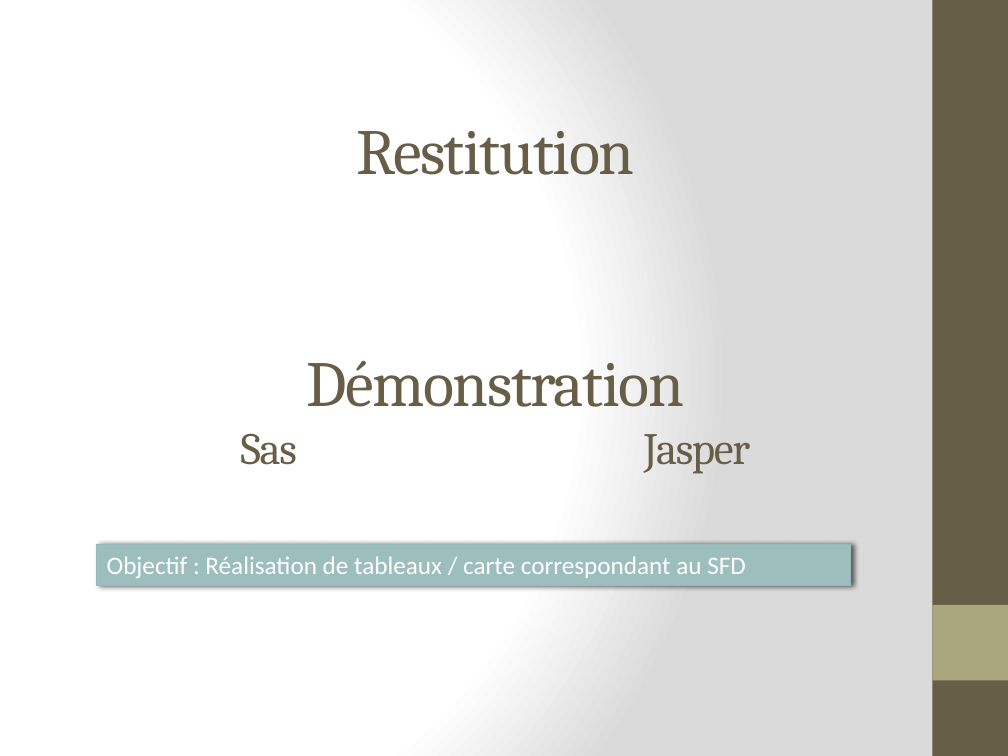
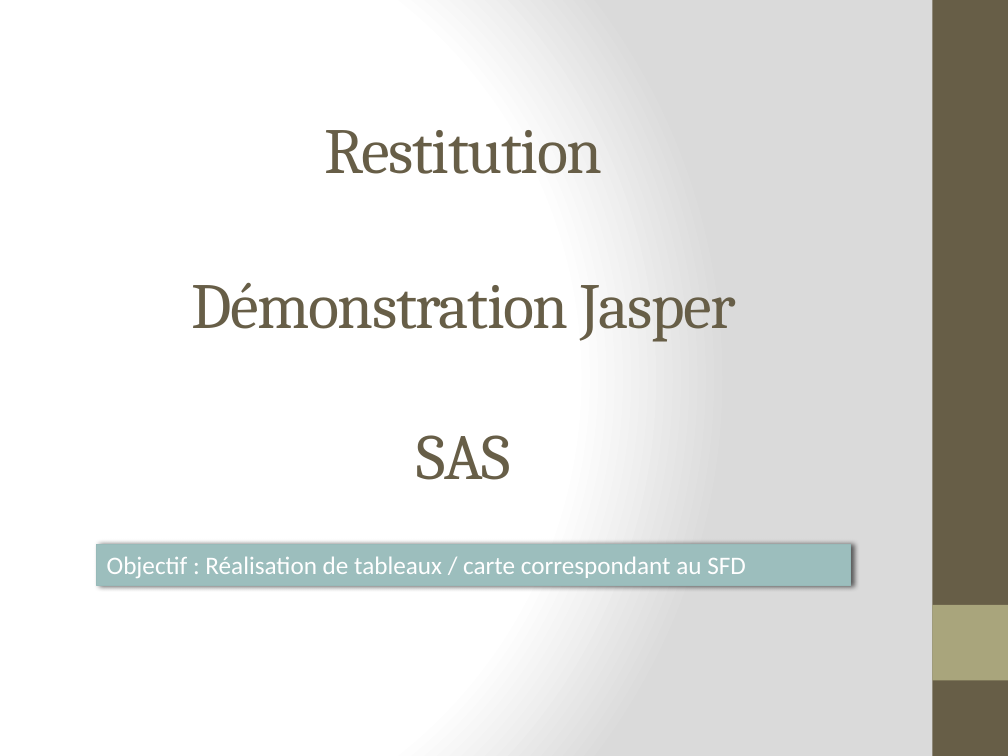
Before and after one commit to lobtec/dartiesgroupe2, a slide deck: slide 13 of PROJET/Presentation/PRE_15-12-10_V2.pptx. Drawn at 1008x756 pixels with LibreOffice and Linux fonts; fonts in the diff are those of the drawing. Boxes give left, top, right and bottom in pixels: in the first picture for what was removed or moved away, otherwise in the second. Text is boxed around its words. In the diff, an @@ line names an element or a change of style, - is before the commit and + after.

```diff
--- a/PROJET/Presentation/PRE_15-12-10_V2.pptx
+++ b/PROJET/Presentation/PRE_15-12-10_V2.pptx
@@ title at <box>192,130,735,342</box>: text changed @@
-Restitution
-Démonstration
-Sas Jasper
+Restitution
+Démonstration Jasper
@@ text added at <box>417,435,510,480</box>, 46 pt, text #675E47 @@
+SAS
```
Also in this commit, not shown: 1 other slide changed, 2 slides added, 2 other files.
